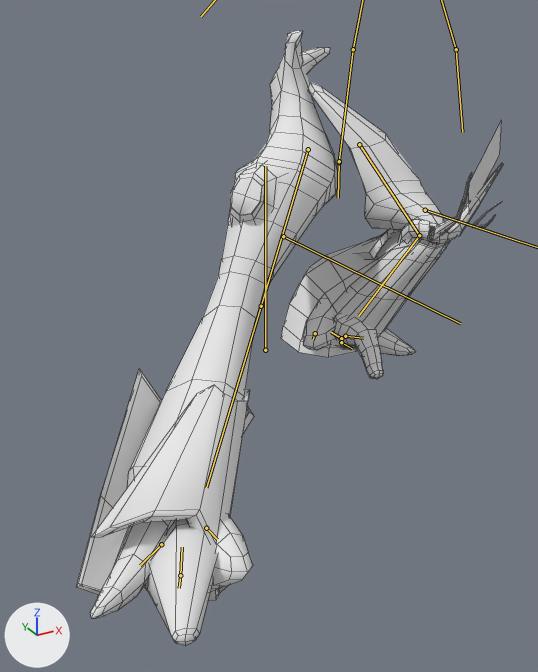
An edit to the FBX model Assets/3d_assets/entLegs.fbx, drawn before and after from the same camera.
Rendered twice from a 50 mm lens placed at (-0.931, -1.712, 0.899), pointed at (-0.183, -0.35, 0.218). Every picture has the same lights, and +X, +Y and +Z are marked at lower left. Both versions are drawn at frame 23 of the action 'Armature|idle_footInWater'; the numbers are the values there. The bones that bend it are drawn over the model as lines. Mesh edges are drawn as thin lines.

Objects in the first picture: 'entLegs'.
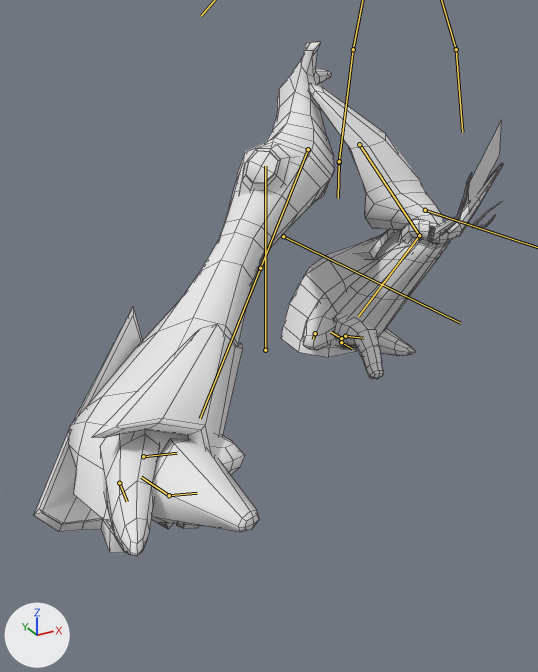
Location of each change, (x1, y1, x2, y2) in pixels of the pictures (538 x 672 px):
'entLegs', posed (10% wider, 16% shorter): before (76, 30, 503, 646); after (34, 41, 503, 556)
bone 'Bn_leg1_R', root to tip: before (308, 149) to (261, 306); after (308, 149) to (260, 268)
bone 'Bn_leg2_R', root to tip: before (261, 306) to (206, 487); after (260, 268) to (200, 418)
bone 'Bn_leg_IK_r', root to tip: before (180, 575) to (182, 547); after (169, 495) to (141, 477)

The change in detail:
Bone 'Bn_leg1_R' (bone_bn_leg1_r) turns from (9, -8, -24) to (17, -17, -36) degrees about its own x, y and z.
Bone 'Bn_leg1_R' (bone_bn_leg1_r) is rescaled from (1.46, 1.46, 1.46) to (1.34, 1.34, 1.34).
Bone 'Bn_leg2_R' (bone_bn_leg2_r) is rescaled from (0.91, 0.91, 0.91) to (0.93, 0.93, 0.93).
Bone 'Bn_leg_IK_r' (bone_bn_leg_ik_r) moves from (-0.387, -0.638, -0.114) to (-0.412, -0.669, 0.121).
Bone 'Bn_leg_IK_r' (bone_bn_leg_ik_r) turns from (0, 3, -25) to (-1, 5, 16) degrees about its own x, y and z.
